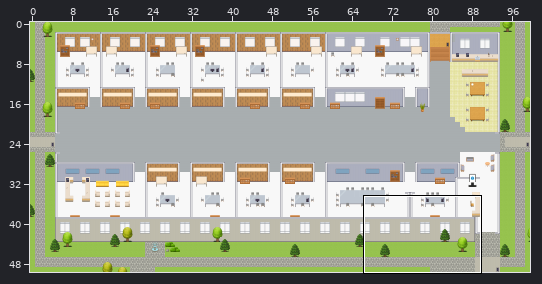
Level history. Tiled map (JSON): maps/PH-Customer-Engagement-Platform-Field-Engagement.tmj. Above, an overview of the earlier version with the close-up marked.
Close-up. Earlier state:
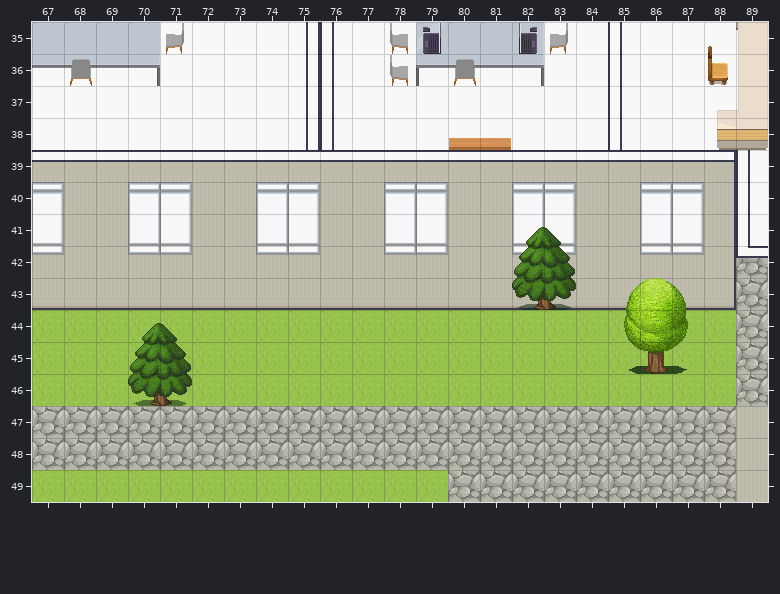
Cells are 32x32 px. Shown: x 67..89, y 35..49.
Once edited:
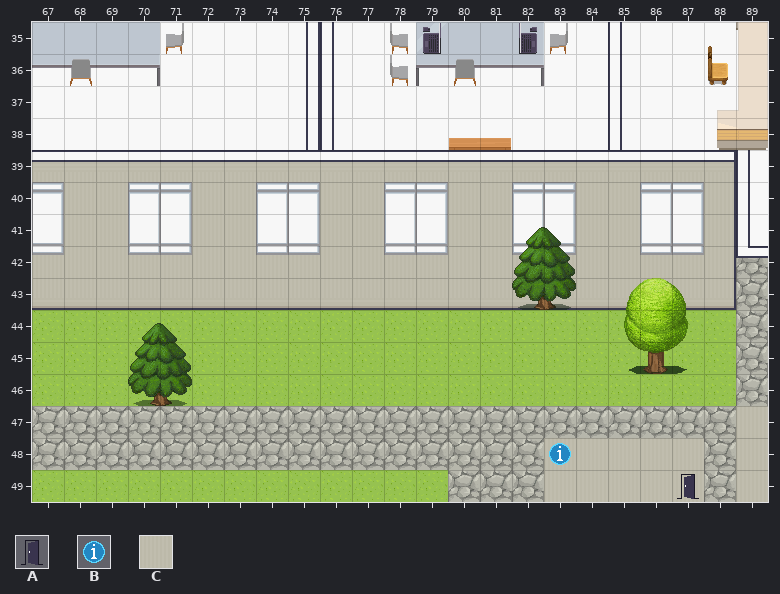
Key: from "User_Zones": A 65, B 104; from "room2": C 328.
_ is an empty cell.
From old to new:
Changed rows in their new state; . is an unchanged cell.
Layer "floors":
first column x 83:
48 CCCCC
49 CCCCC
Layer "zones":
first column x 83:
48 B....
49 ....A
Boxes around the changes in both close-ups, in picture pixels (x1, y1, x2, y2):
added: (544, 438, 704, 502)
